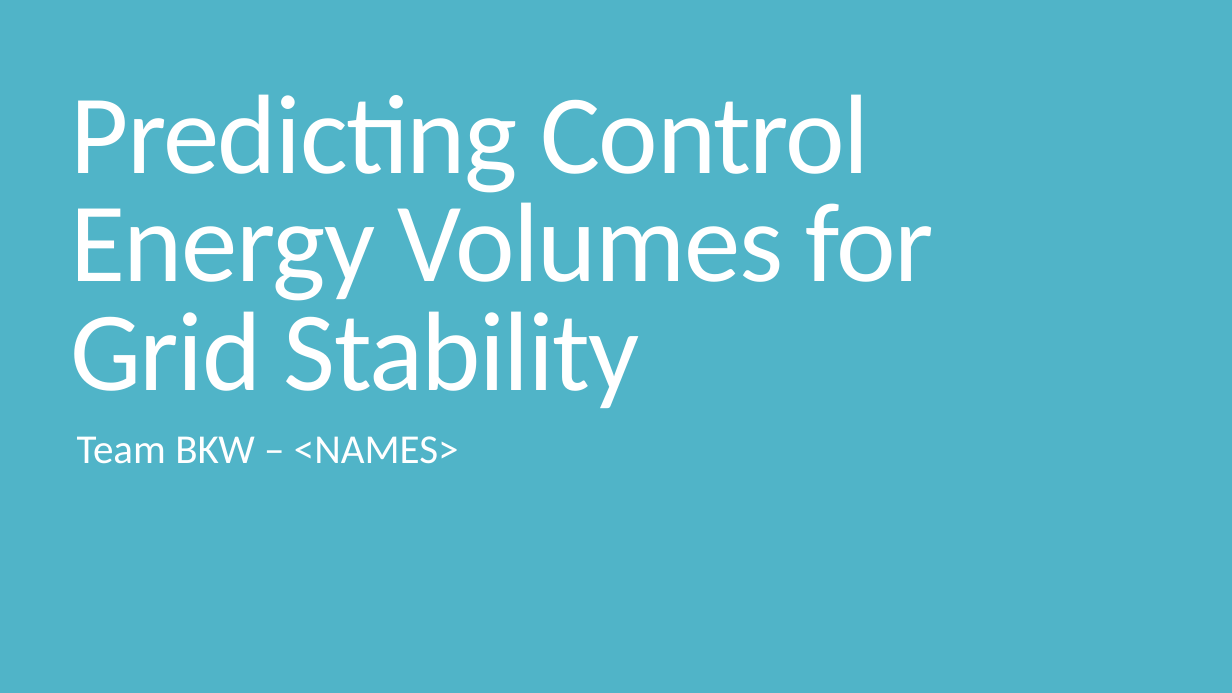
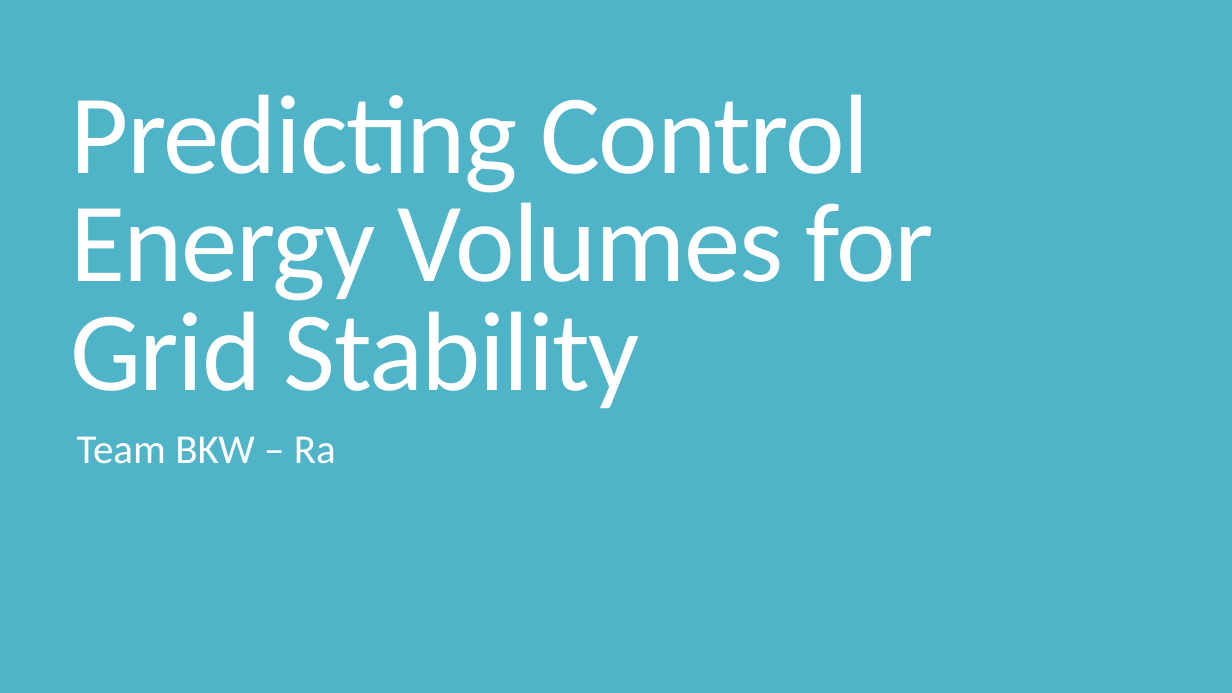
Before and after one commit to v4rp1ng/EDHD_2024_BKW_Predicting_aFRR_Volumes, a slide deck: slide 1 of Predicting Control Energy Volumes for Grid Stability.pptx. Drawn at 1232x693 pixels with LibreOffice and Linux fonts; fonts in the diff are those of the drawing. Boxes give left, top, right and bottom in pixels: in the first picture for what was removed or moved away, otherwise in the second. Text is boxed around its words. In the diff, an @@ line names an element or a change of style, - is before the commit and + after.

```diff
--- a/Predicting Control Energy Volumes for Grid Stability.pptx
+++ b/Predicting Control Energy Volumes for Grid Stability.pptx
@@ subtitle at bbox=[77, 436, 336, 464]: text changed @@
-Team BKW – <NAMES>
+Team BKW – Ra
```
Also in this commit, not shown: 4 other slides changed, 9 slides added, 4 slides removed.
